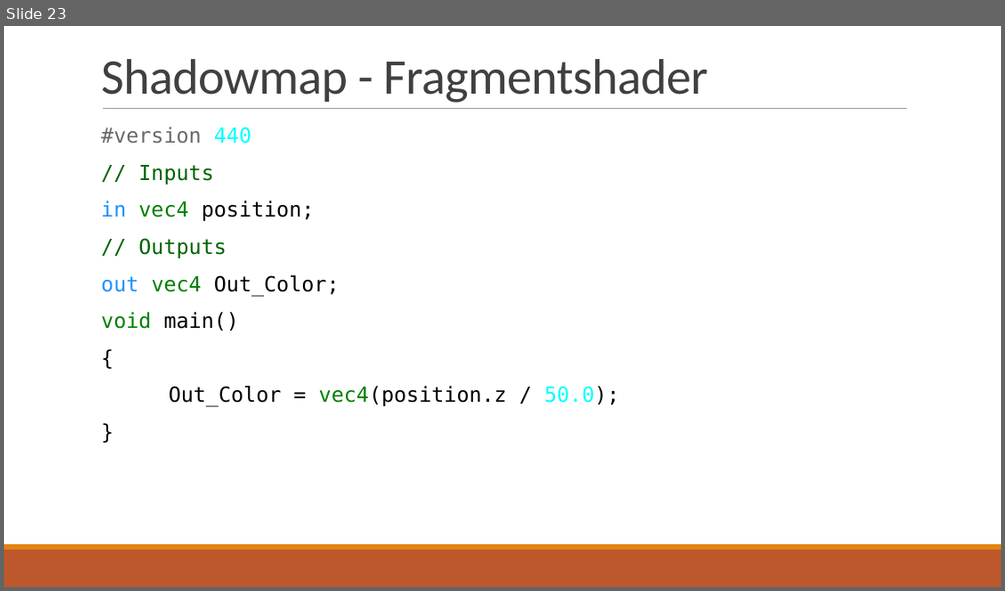
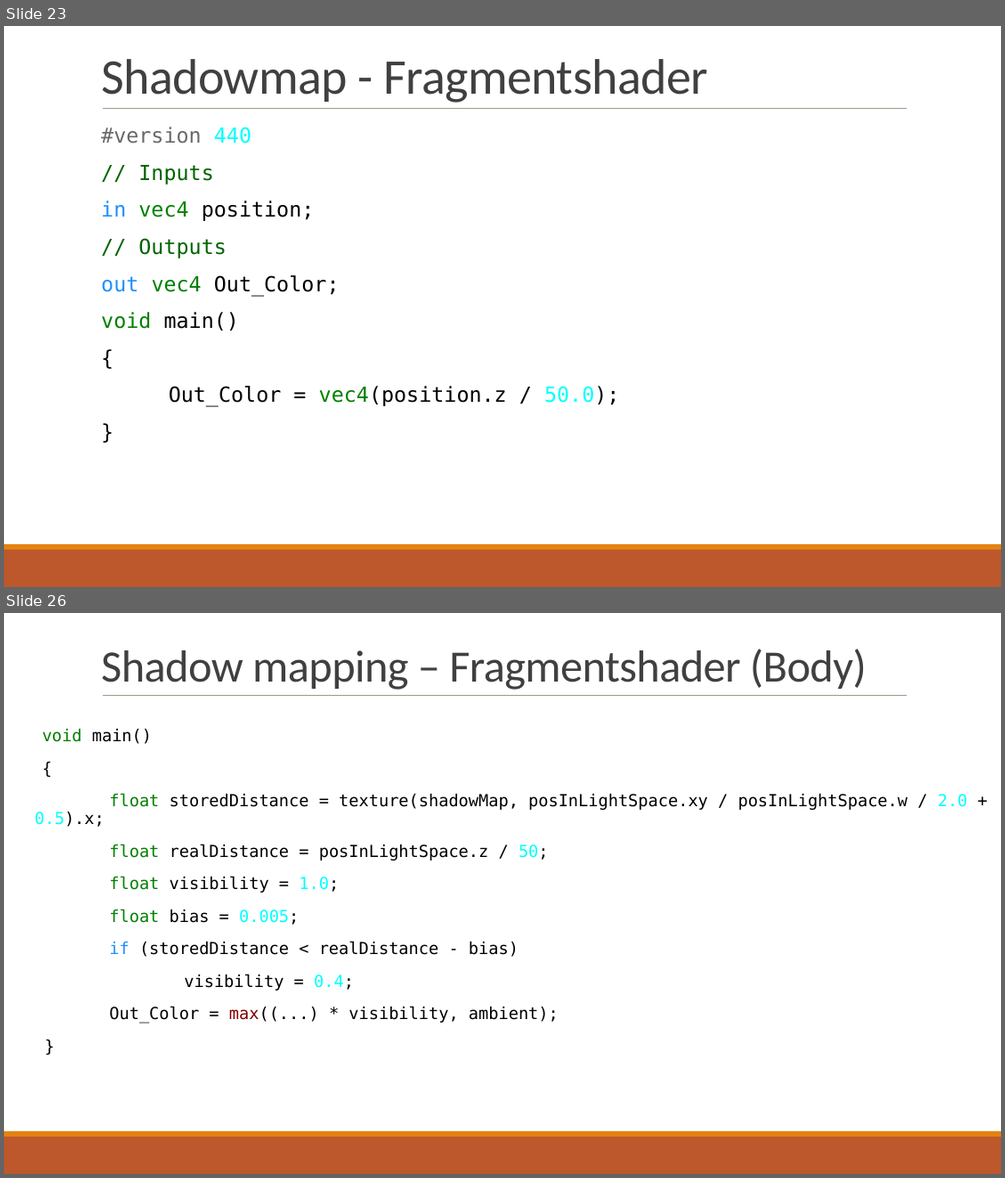
Before and after one commit to cornerfarmer/ShaderDemo, a slide deck: Talk/Shading & Lightning.pptx. Shown one above the other, each under a label of ours: slide 23 before the commit, slides 23 and 26 after it; the slides between them are not shown. The pictures are 1005x591 and 1005x1178 pixels, drawn with LibreOffice and Linux fonts; fonts in the diff are those of the drawing. Boxes give left, top, right and bottom in pixels: in the first picture for what was removed or moved away, otherwise in the second. Text is boxed around its words. In the diff, an @@ line names an element or a change of style, - is before the commit and + after.

```diff
--- a/Talk/Shading & Lightning.pptx
+++ b/Talk/Shading & Lightning.pptx
@@ slide 26 added at [4,613,1001,1174], background #FFFFFF; not listed: 4 template elements that a slide beside it also shows @@
@@ title added at [101,649,866,690], 43.2 pt, text #404040 @@
+Shadow mapping – Fragmentshader (Body)
@@ text added at [42,728,968,1023], 16 pt, text #000000 @@
+  void main()
+  {
+float storedDistance = texture(shadowMap, posInLightSpace.xy / posInLightSpace.w / 2.0 + 0.5).x;
+float realDistance = posInLightSpace.z / 50;
+float visibility = 1.0;
+float bias = 0.005;
+if (storedDistance < realDistance - bias)
+visibility = 0.4;
+Out_Color = max((...) * visibility, ambient);
+}
```
Also in this commit, not shown: 9 slides changed, 4 other files.
